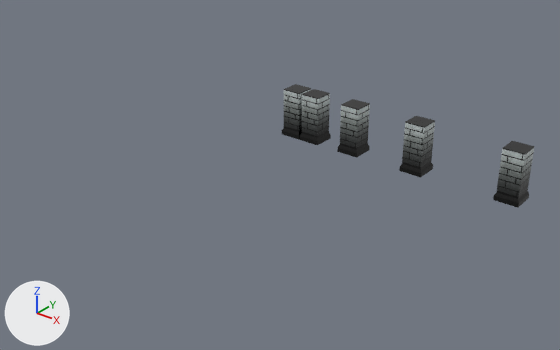
One commit to the FBX model ImporterExporterFBXexporter/FBXexporter/pillar.fbx: the scene before it, then after it.
Before and after are seen from a 50 mm lens placed at (0.1928, -0.253, 0.1343), pointed at (0.0432, -0.066, 0.0184). The axes (+X, +Y, +Z) are drawn at lower left. The lights are the same throughout.

Objects in the first picture: 'pillar', 'thing1', 'thing2', 'thing3', 'thing4'.
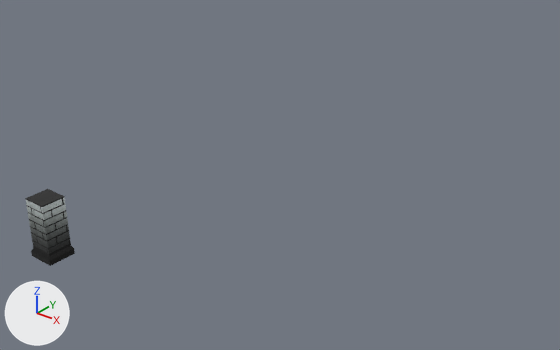
The change in detail:
Object 'pillar' (ob_pillar) moves from (0.0, 0.0, 0.0) to (0.0, -0.13, 0.0).
Object 'thing3' (ob_thing3) is deleted.
Object 'thing4' (ob_thing4) is deleted.
Object 'thing1' (ob_thing1) is deleted.
Object 'thing2' (ob_thing2) is deleted.

Changed parts and their boxes [x1, y1, x2, y2] in the pictures (560 x 350 px):
'pillar', moved: before [282, 84, 311, 140]; after [25, 189, 75, 266]
'thing4', deleted: before [493, 141, 535, 208]
'thing3', deleted: before [399, 116, 435, 177]
'thing2', deleted: before [337, 99, 370, 158]
'thing1', deleted: before [300, 89, 331, 145]
